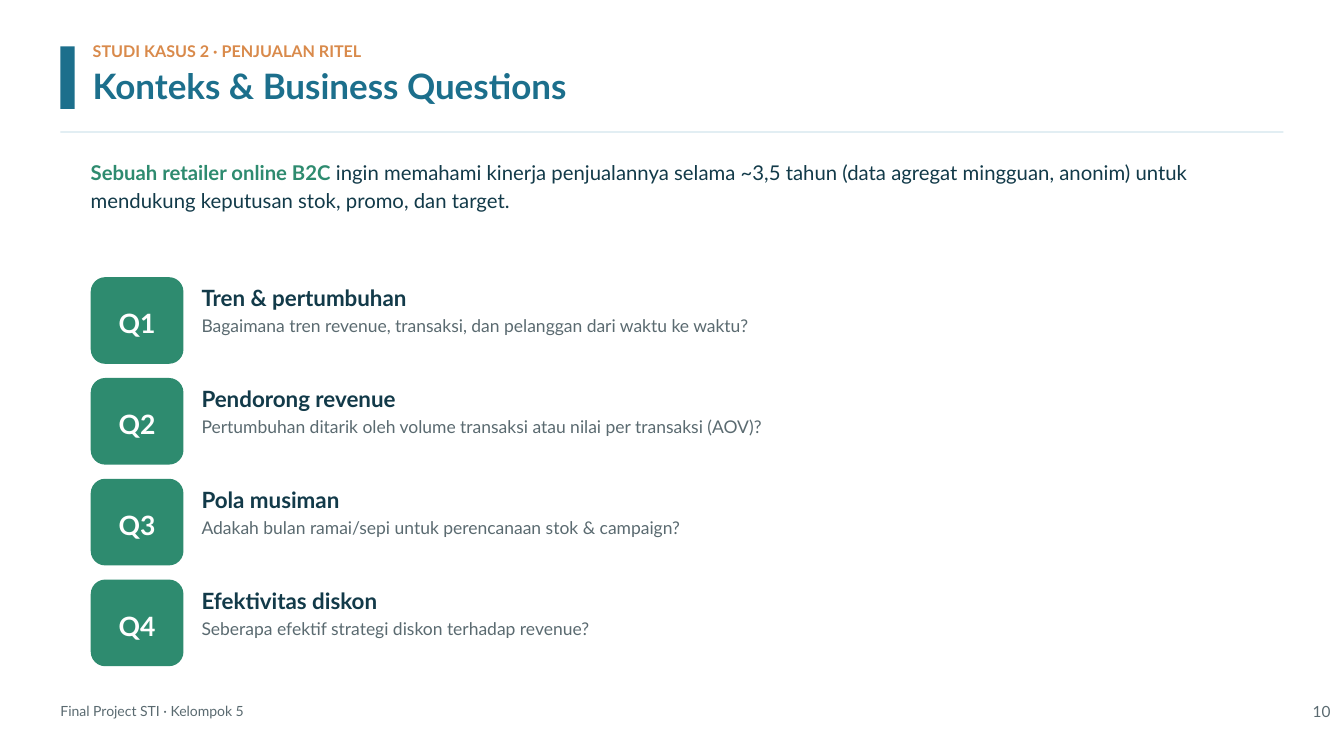
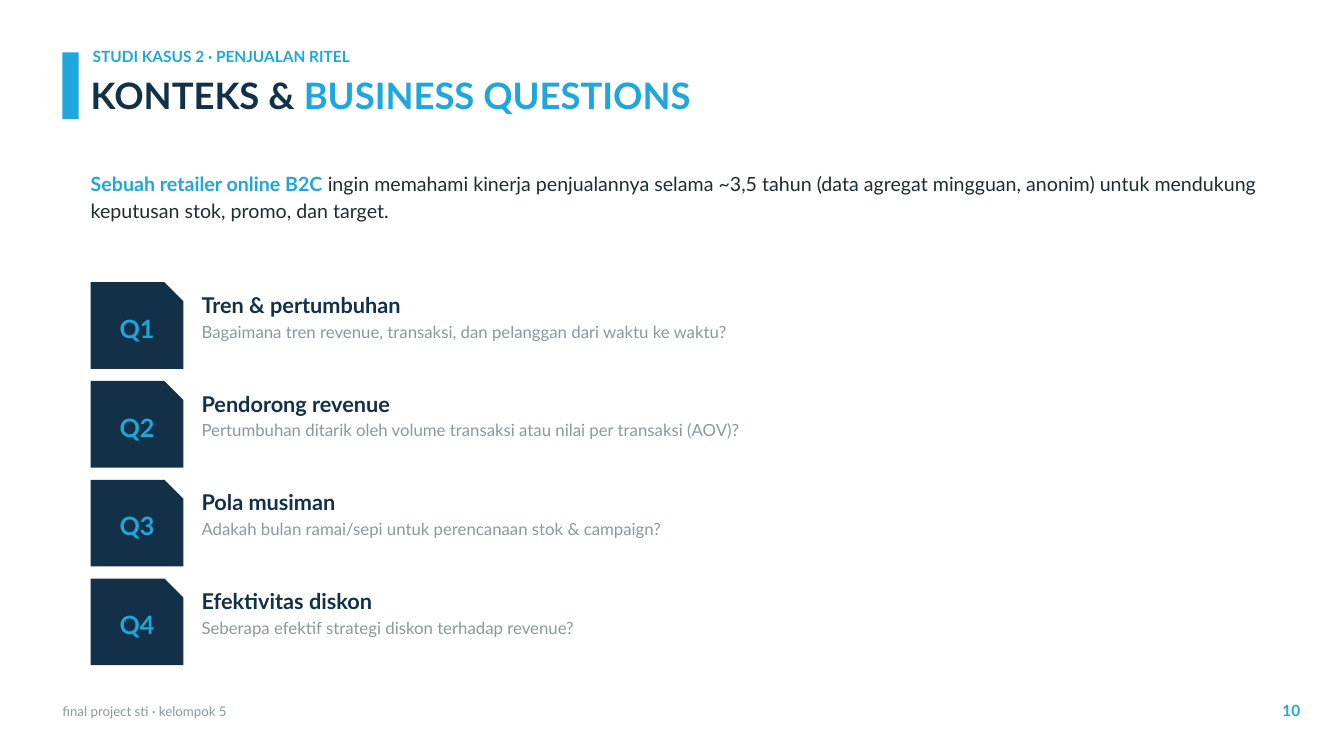
Before and after one commit to sianida26/sti-final-project-kel5, a slide deck: slide 10 of Final-Project-STI-Kel5-Presentation.pptx. Drawn at 1344x756 pixels with LibreOffice and Linux fonts; fonts in the diff are those of the drawing; background and template pictures are left out. Boxes give left, top, right and bottom in pixels: in the first picture for what was removed or moved away, otherwise in the second. Text is boxed around its words. In the diff, an @@ line names an element or a change of style, - is before the commit and + after.

```diff
--- a/Final-Project-STI-Kel5-Presentation.pptx
+++ b/Final-Project-STI-Kel5-Presentation.pptx
@@ rectangle removed at box(0, 0, 1344, 129) @@
@@ rectangle: place and size @@
-rectangle at box(60, 46, 75, 109)
+rectangle at box(63, 52, 79, 119)
@@ rectangle at box(63, 52, 79, 119): fill #1C6F8C to #1EA7DD @@
@@ text "STUDI KASUS 2 · PENJUALAN ..." at box(93, 50, 350, 62): size 11.5 to 11 pt, text colour #D98A4B to #1EA7DD @@
@@ text at box(91, 82, 690, 114): text changed; size 25 to 26 pt; text colour #1C6F8C to #1EA7DD @@
-Konteks & Business Questions
+KONTEKS & BUSINESS QUESTIONS
@@ rectangle removed at box(60, 131, 1284, 133) @@
@@ text "Sebuah retailer online B2C ingin ...": place and size @@
-text "Sebuah retailer online B2C ingin ..." at box(91, 164, 1187, 212)
+text "Sebuah retailer online B2C ingin ..." at box(91, 176, 1256, 222)
@@ text "Sebuah retailer online B2C ingin ..." at box(91, 176, 1256, 222): size 14.5 to 14 pt; text colour #2E8B6F to #1EA7DD in "Sebuah retailer online B2C"; text colour #123A49 to #1E2C33 in "ingin memahami kinerja penjualannya selama ~3,5 tahun ..."; line spacing 1.15 to 1.18 @@
@@ size 19 to 18 pt, text colour #FFFFFF to #1EA7DD in 4 elements at box(120, 615, 155, 638), box(120, 516, 155, 539), box(120, 418, 155, 441), box(120, 319, 155, 342) @@
@@ rounded rectangle removed at box(91, 277, 184, 364) @@
@@ snip rect added at box(91, 282, 184, 369), fill #123047 @@
@@ text "Tren & pertumbuhan": place and size @@
-text "Tren & pertumbuhan" at box(202, 289, 748, 335)
+text "Tren & pertumbuhan" at box(202, 297, 727, 341)
@@ text "Tren & pertumbuhan" at box(202, 297, 727, 341): size 16 to 15.5 pt, text colour #123A49 to #123047 in "Tren & pertumbuhan"; size 12.5 to 12 pt, text colour #5A6A70 to #8A98A0 in "Bagaimana tren revenue, transaksi, dan pelanggan dari ..." @@
@@ rounded rectangle removed at box(91, 378, 184, 465) @@
@@ snip rect added at box(91, 381, 184, 468), fill #123047 @@
@@ text "Pendorong revenue" at box(202, 396, 739, 439): size 16 to 15.5 pt, text colour #123A49 to #123047 in "Pendorong revenue"; size 12.5 to 12 pt, text colour #5A6A70 to #8A98A0 in "Pertumbuhan ditarik oleh volume transaksi atau nilai ..." @@
@@ rounded rectangle removed at box(91, 479, 184, 566) @@
@@ snip rect added at box(91, 480, 184, 567), fill #123047 @@
@@ text "Pola musiman" at box(202, 494, 661, 538): size 16 to 15.5 pt, text colour #123A49 to #123047 in "Pola musiman"; size 12.5 to 12 pt, text colour #5A6A70 to #8A98A0 in "Adakah bulan ramai/sepi untuk perencanaan stok & ..." @@
@@ rounded rectangle removed at box(91, 580, 184, 666) @@
@@ snip rect added at box(91, 579, 184, 665), fill #123047 @@
@@ text "Efektivitas diskon" at box(202, 593, 573, 637): size 16 to 15.5 pt, text colour #123A49 to #123047 in "Efektivitas diskon"; size 12.5 to 12 pt, text colour #5A6A70 to #8A98A0 in "Seberapa efektif strategi diskon terhadap revenue?" @@
@@ text at box(62, 706, 227, 719): text changed; size 10 to 9.5 pt; text colour #5A6A70 to #8A98A0 @@
-Final Project STI · Kelompok 5
+final project sti · kelompok 5
@@ text "10": place and size @@
-text "10" at box(1313, 706, 1331, 717)
+text "10" at box(1282, 704, 1300, 716)
@@ text "10" at box(1282, 704, 1300, 716): text colour #5A6A70 to #1EA7DD, bold on @@
```
Also in this commit, not shown: 13 other slides changed, 2 other files.
